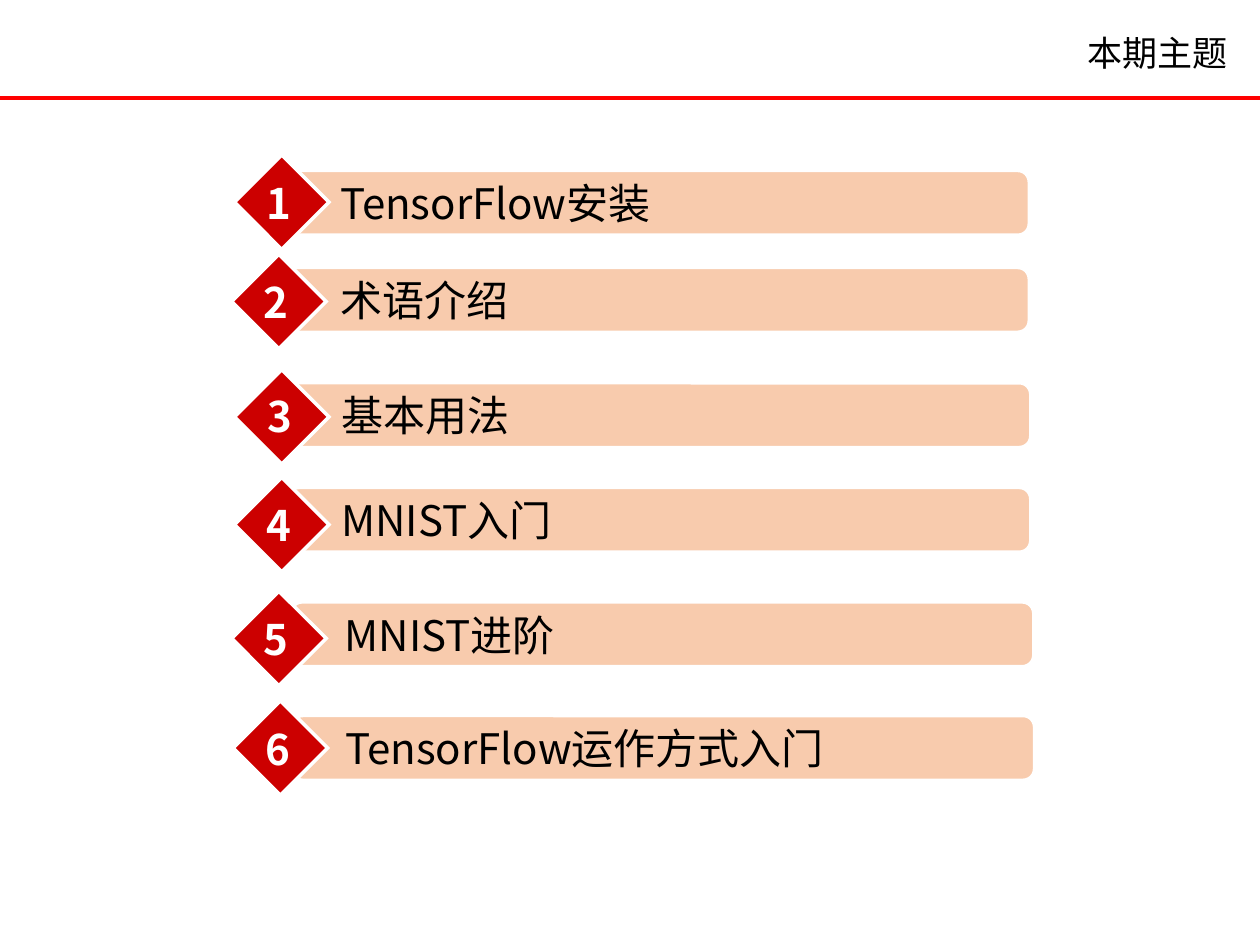
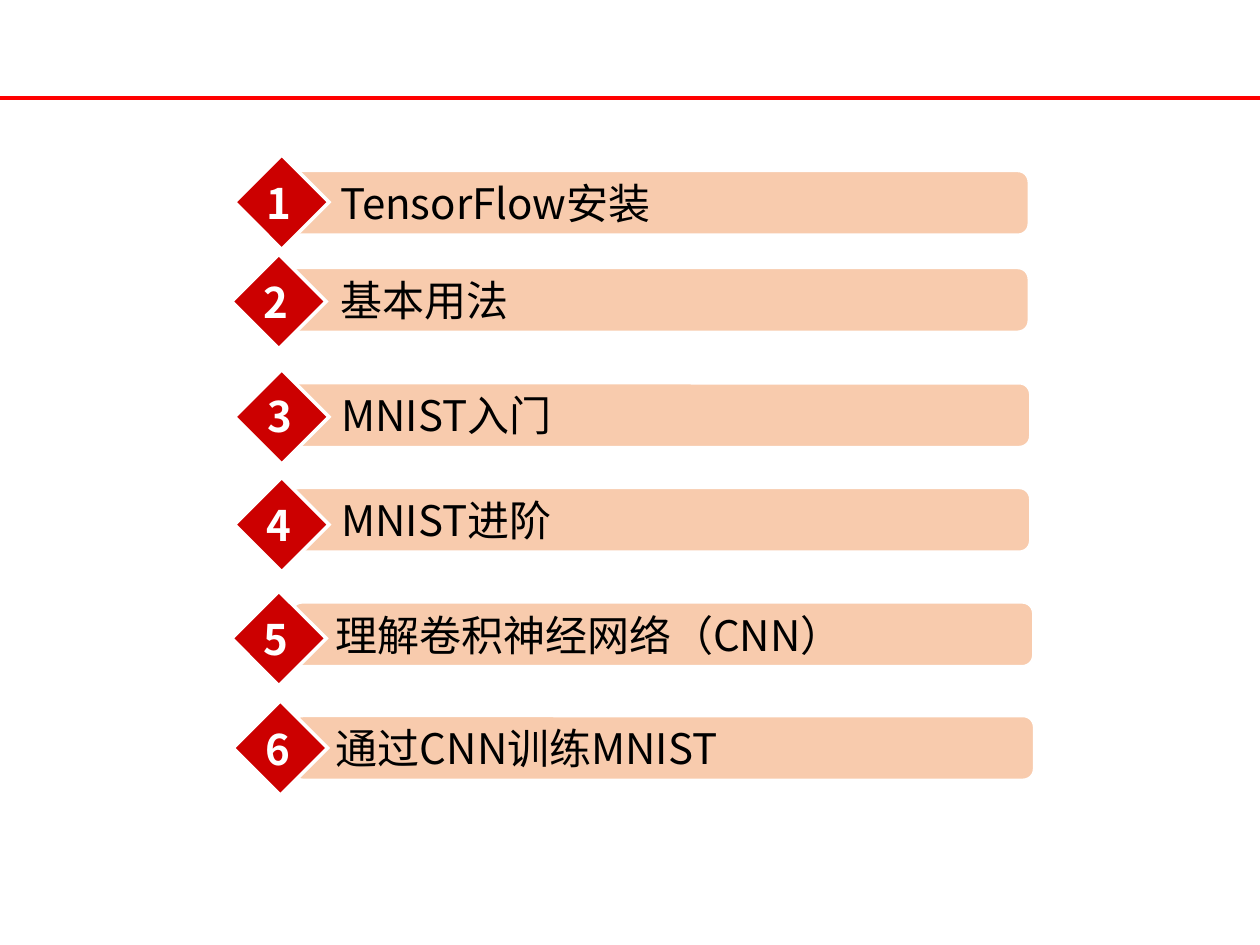
Before and after one commit to jaysoncho92/learn_tensorflow, a slide deck: slide 2 of TensorFlow入门.pptx. Drawn at 1260x945 pixels with LibreOffice and Linux fonts; fonts in the diff are those of the drawing. Boxes give left, top, right and bottom in pixels: in the first picture for what was removed or moved away, otherwise in the second. Text is boxed around its words. In the diff, an @@ line names an element or a change of style, - is before the commit and + after.

```diff
--- a/TensorFlow入门.pptx
+++ b/TensorFlow入门.pptx
@@ text removed at <box>1087,36,1227,69</box> @@
-本期主题
@@ rounded rectangle "基本用法": place and size @@
-rounded rectangle "基本用法" at <box>289,384,1029,447</box>
+rounded rectangle "基本用法" at <box>287,268,1028,331</box>
@@ rounded rectangle removed at <box>287,268,1028,331</box> @@
-术语介绍
@@ rounded rectangle "MNIST入门": place and size @@
-rounded rectangle "MNIST入门" at <box>289,489,1029,552</box>
+rounded rectangle "MNIST入门" at <box>289,384,1029,447</box>
@@ rounded rectangle "MNIST进阶": place and size @@
-rounded rectangle "MNIST进阶" at <box>291,602,1032,665</box>
+rounded rectangle "MNIST进阶" at <box>289,489,1029,552</box>
@@ rounded rectangle added at <box>291,602,1032,665</box>, fill #F8CBAD, outline #FFFFFF 1 pt, 24 pt, text #000000 @@
+理解卷积神经网络（CNN）
@@ text in rounded rectangle at <box>336,728,718,768</box>: text changed @@
-TensorFlow运作方式入门
+通过CNN训练MNIST
```
Also in this commit, not shown: 1 other slide changed, 22 slides added, 9 slides removed, 9 other files.
